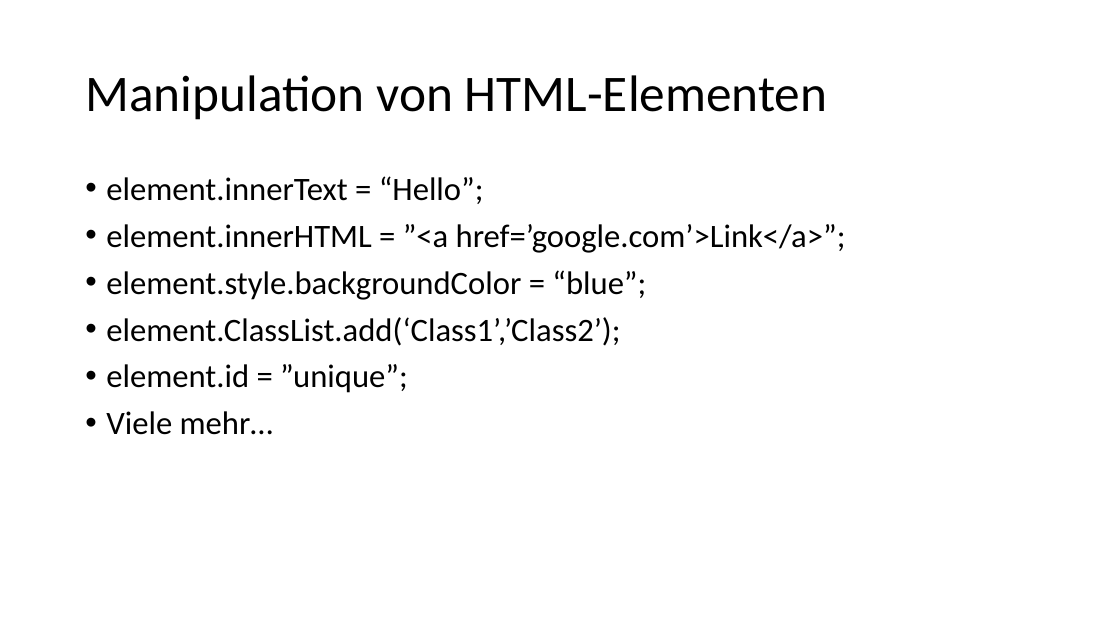
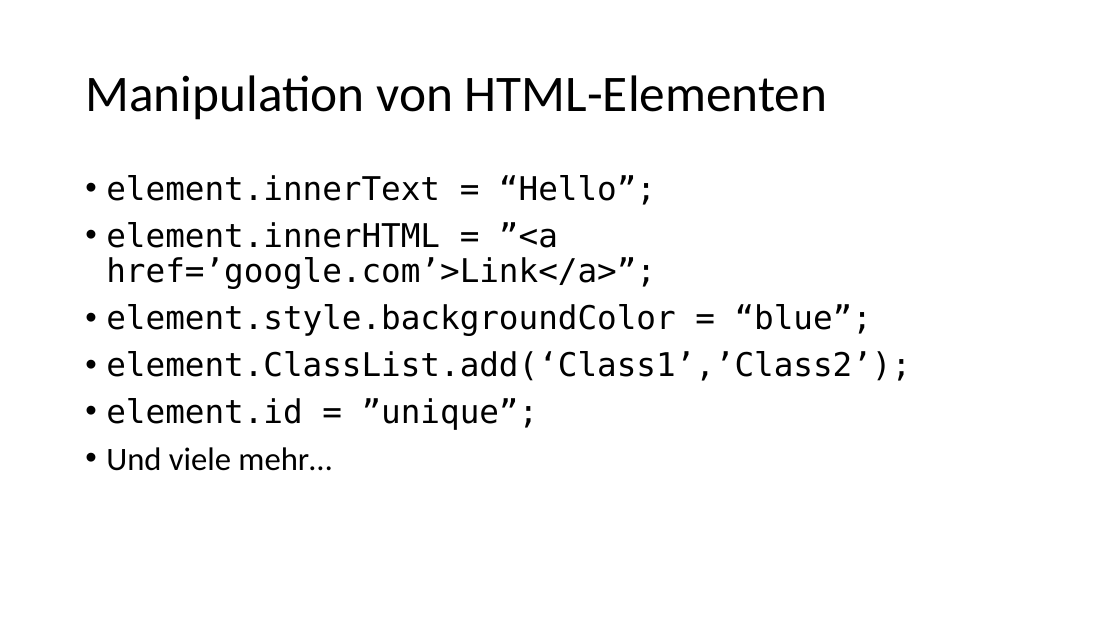
Before and after one commit to martiph/JSTraining_ICT-Campus, a slide deck: slide 14 of JSTraining.pptx. Drawn at 1120x630 pixels with LibreOffice and Linux fonts; fonts in the diff are those of the drawing. Boxes give left, top, right and bottom in pixels: in the first picture for what was removed or moved away, otherwise in the second. Text is boxed around its words. In the diff, an @@ line names an element or a change of style, - is before the commit and + after.

```diff
--- a/JSTraining.pptx
+++ b/JSTraining.pptx
@@ text at (106, 175, 911, 430): font Calibri to DejaVu Sans Mono @@
@@ text at (106, 447, 331, 471): text changed @@
-• Viele mehr…
+• Und viele mehr…
```
Also in this commit, not shown: 10 other slides changed, 1 slide added, 1 slide removed.
